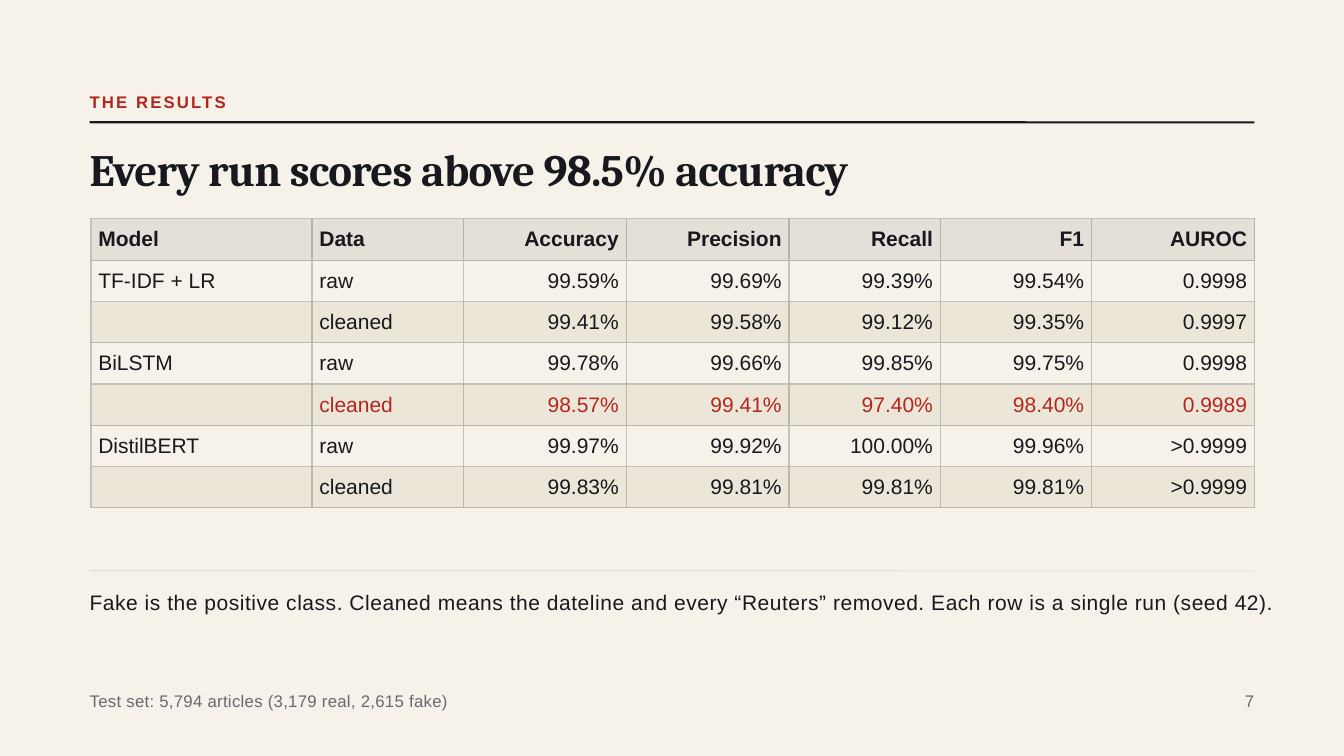
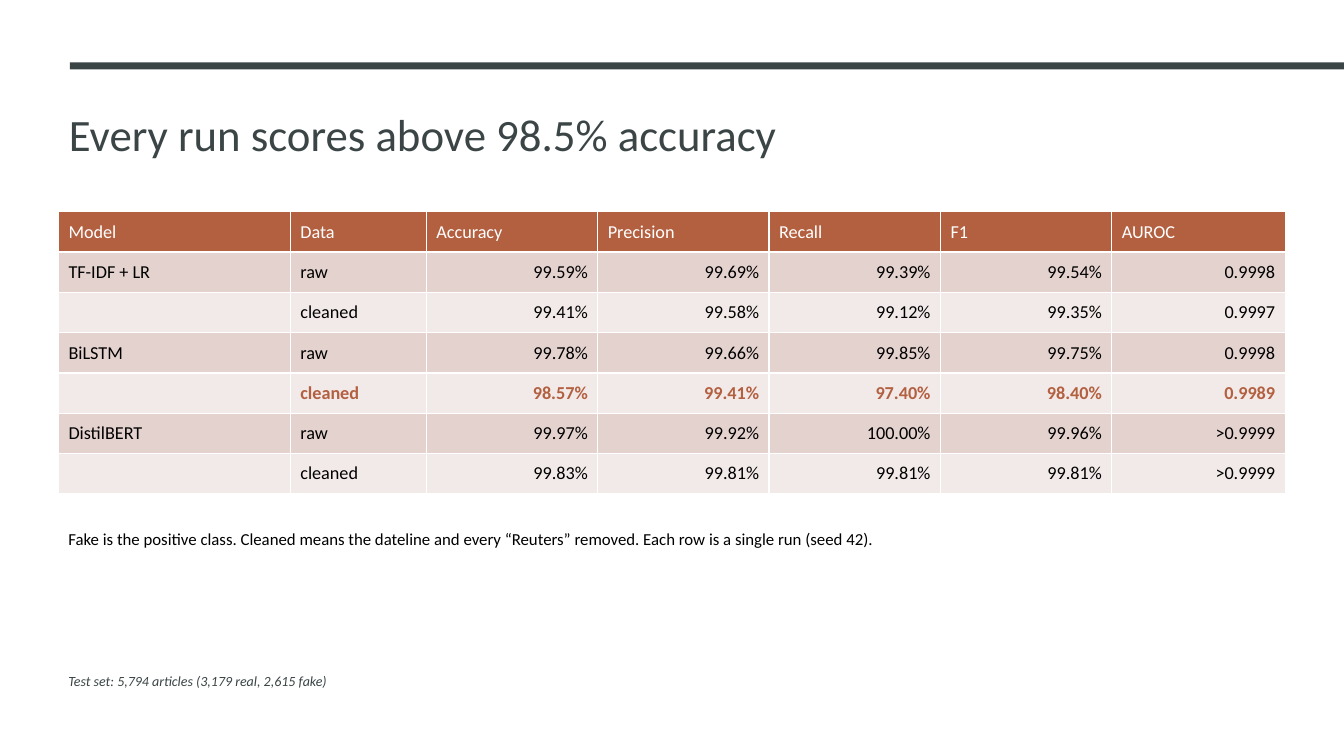
Before and after one commit to Abrafar/cs412-fake-news-detectio, a slide deck: slide 7 of presentation/CS412_Final_Presentation_Faruki.pptx. Drawn at 1344x756 pixels with LibreOffice and Linux fonts; fonts in the diff are those of the drawing. Boxes give left, top, right and bottom in pixels: in the first picture for what was removed or moved away, otherwise in the second. Text is boxed around its words. In the diff, an @@ line names an element or a change of style, - is before the commit and + after.

```diff
--- a/presentation/CS412_Final_Presentation_Faruki.pptx
+++ b/presentation/CS412_Final_Presentation_Faruki.pptx
@@ background #F6F2E9 to #FFFFFF @@
@@ rectangle added at bbox=[70, 63, 1344, 70], fill #3B4546 @@
@@ title "Every run scores above 98.5% ...": place and size @@
-title "Every run scores above 98.5% ..." at bbox=[90, 155, 848, 196]
+title "Every run scores above 98.5% ..." at bbox=[69, 120, 776, 159]
@@ title "Every run scores above 98.5% ..." at bbox=[69, 120, 776, 159]: font Cambria to Calibri, text colour #17191E to #3B4546, letter spacing -0.5 to 0 pt, bold off; line spacing 35.2pt to 0.8 @@
@@ text removed at bbox=[90, 90, 1290, 114] @@
-THE RESULTS
@@ line removed from (90, 122) to (1254, 122) @@
@@ table at bbox=[58, 212, 1286, 494] @@
@@ fill #E4E0D8 to #B36041 in row 1 @@
@@ fill none to #E5D2CF in 21 cells @@
@@ fill #ECE6D8 to #F2EAE9 in 21 cells @@
@@ size 15 to 13 pt, font Arial to Calibri @@
@@ text colour #17191E to #FFFFFF, bold off in "Model", "Data", "Accuracy", "Precision" and 3 more places @@
@@ text colour #17191E to #000000 in "TF-IDF + LR", "raw", "99.59%", "99.69%" and 29 more places @@
@@ text colour #B3261E to #B36041, bold on in "cleaned", "98.57%", "99.41%", "97.40%" and 2 more places @@
@@ line spacing 18pt to 1 @@
@@ alignment right to left @@
@@ borders changed @@
@@ table: place and size @@
-table at bbox=[91, 219, 1255, 508]
+table at bbox=[58, 212, 1286, 494]
@@ text "Fake is the positive class. ...": place and size @@
-text "Fake is the positive class. ..." at bbox=[90, 594, 1273, 614]
+text "Fake is the positive class. ..." at bbox=[68, 533, 872, 548]
@@ text "Fake is the positive class. ..." at bbox=[68, 533, 872, 548]: size 15 to 12 pt, font Arial to Calibri, text colour #17191E to #000000, letter spacing 0.4 to 0 pt; line spacing 21pt to 1 @@
@@ line removed from (90, 571) to (1254, 571) @@
@@ text "Test set: 5,794 articles (3,179 ...": place and size @@
-text "Test set: 5,794 articles (3,179 ..." at bbox=[90, 695, 447, 711]
+text "Test set: 5,794 articles (3,179 ..." at bbox=[68, 676, 327, 688]
@@ text "Test set: 5,794 articles (3,179 ..." at bbox=[68, 676, 327, 688]: size 12 to 10 pt, font Arial to Calibri, text colour #666A71 to #3B4546, letter spacing 0.2 to 0 pt, italic on; line spacing 14.4pt to 1 @@
@@ text removed at bbox=[1245, 695, 1254, 707] @@
-7
```
Also in this commit, not shown: 14 other slides changed, 1 other file.
